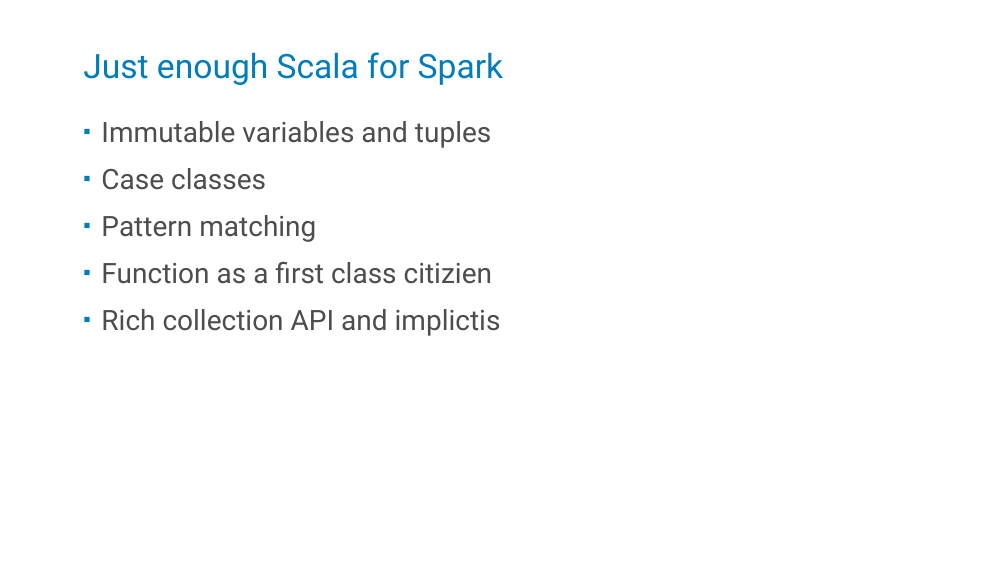
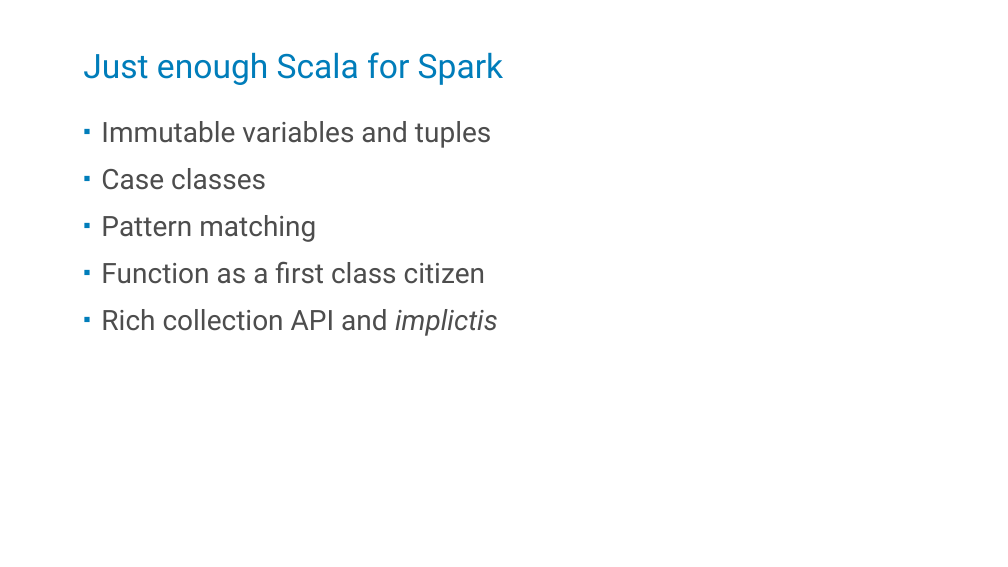
Before and after one commit to kstanaszek/SparkAndScalaInTandem, a slide deck: slide 16 of src/main/resources/slides.pptx. Drawn at 1008x567 pixels with LibreOffice and Linux fonts; fonts in the diff are those of the drawing. Boxes give left, top, right and bottom in pixels: in the first picture for what was removed or moved away, otherwise in the second. Text is boxed around its words. In the diff, an @@ line names an element or a change of style, - is before the commit and + after.

```diff
--- a/src/main/resources/slides.pptx
+++ b/src/main/resources/slides.pptx
@@ text at <box>101,261,485,284</box>: text changed @@
-▪ Function as a first class citizien
+▪ Function as a first class citizen
@@ text at <box>101,309,498,336</box>: italic on in "implictis" @@
```
Also in this commit, not shown: 3 other slides changed, 3 slides added, 2 other files.
